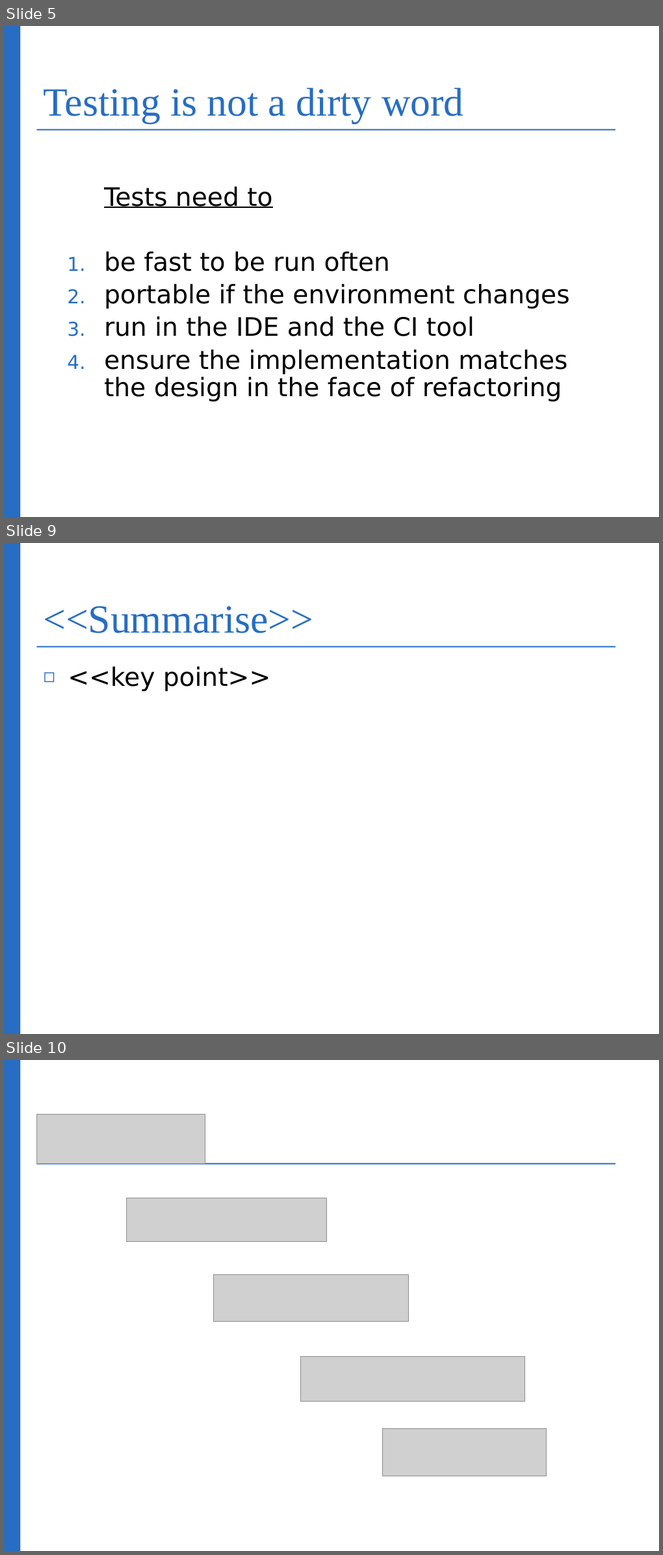
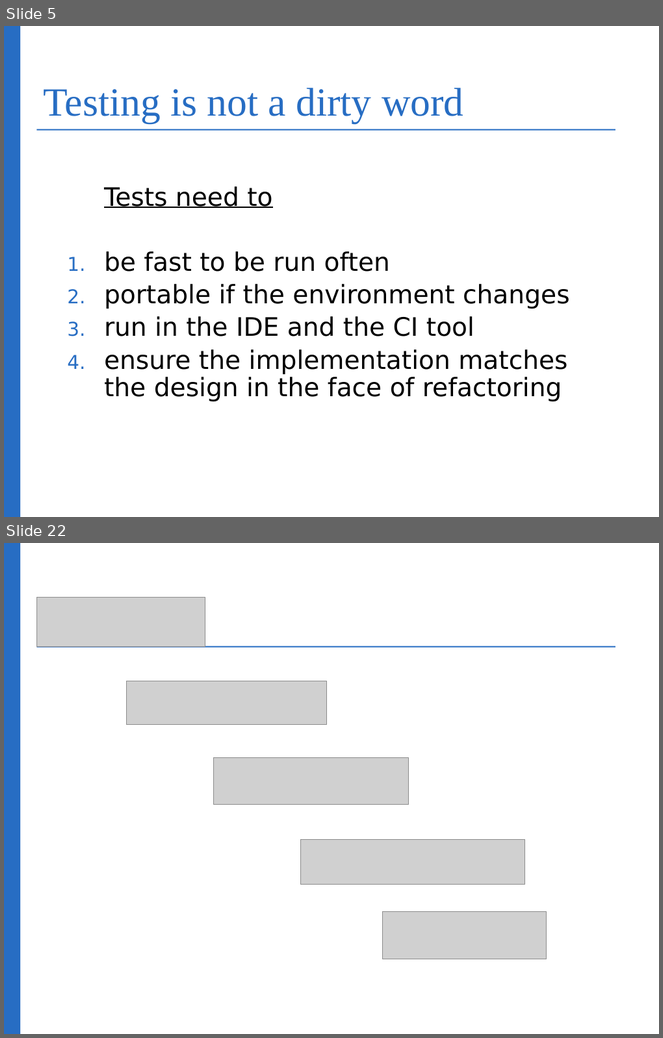
Before and after one commit to bognolo/workspace-arquillian-talk, a slide deck: IntroductionToArquillian.odp. Shown one above the other, each under a label of ours: slides 5, 9 and 10 before the commit, slides 5 and 22 after it; the slides between them are not shown. The pictures are 663x1555 and 663x1038 pixels, drawn with LibreOffice and Linux fonts; fonts in the diff are those of the drawing; grey boxes stand for pictures; background and template pictures are left out. Boxes give left, top, right and bottom in pixels: in the first picture for what was removed or moved away, otherwise in the second. Text is boxed around its words. In the diff, an @@ line names an element or a change of style, - is before the commit and + after.

```diff
--- a/IntroductionToArquillian.odp
+++ b/IntroductionToArquillian.odp
@@ slide 9 removed at (4,543,659,1034), background #FFFFFF; not listed: 4 template elements that a slide beside it also shows @@
@@ title removed at (43,606,313,633) @@
-<<Summarise>>
@@ text removed at (68,667,270,691) @@
-◻ <<key point>>
@@ what was slide 10 is now slide 22 @@
```
Also in this commit, not shown: 3 slides changed, 13 slides added.
